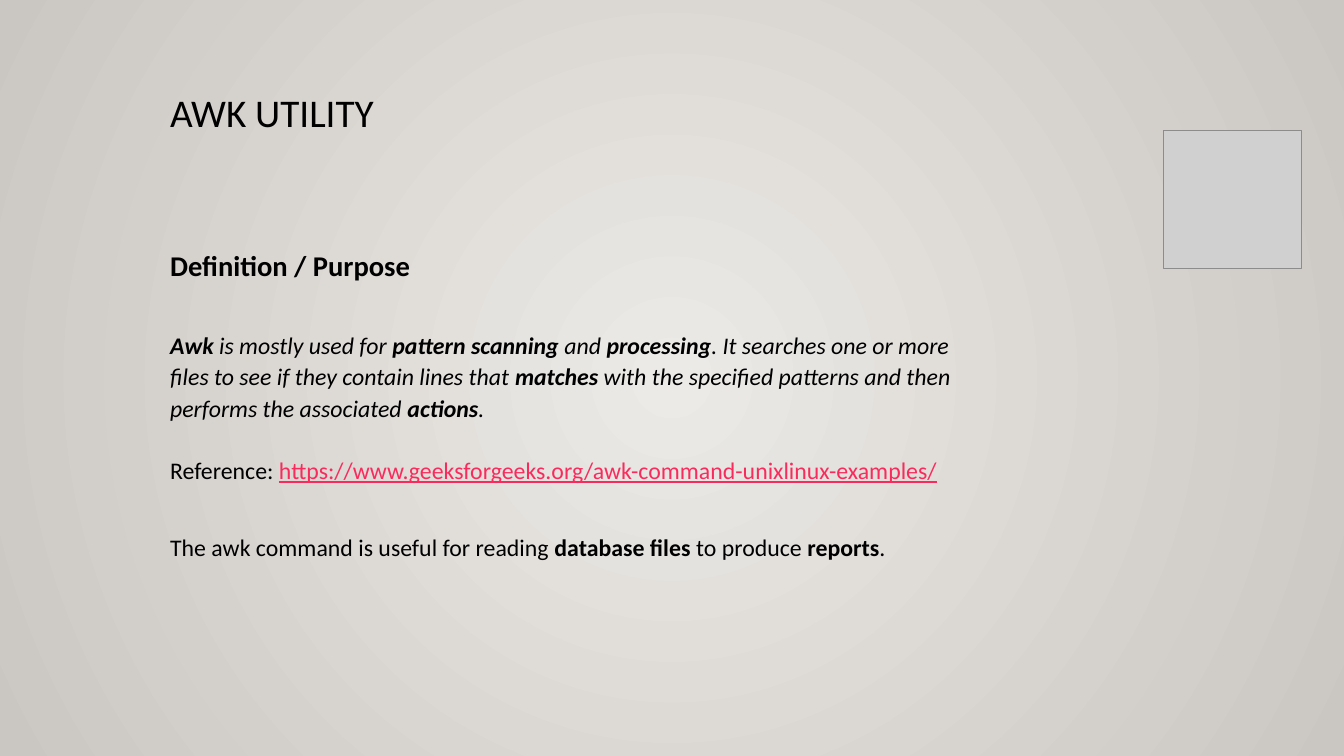
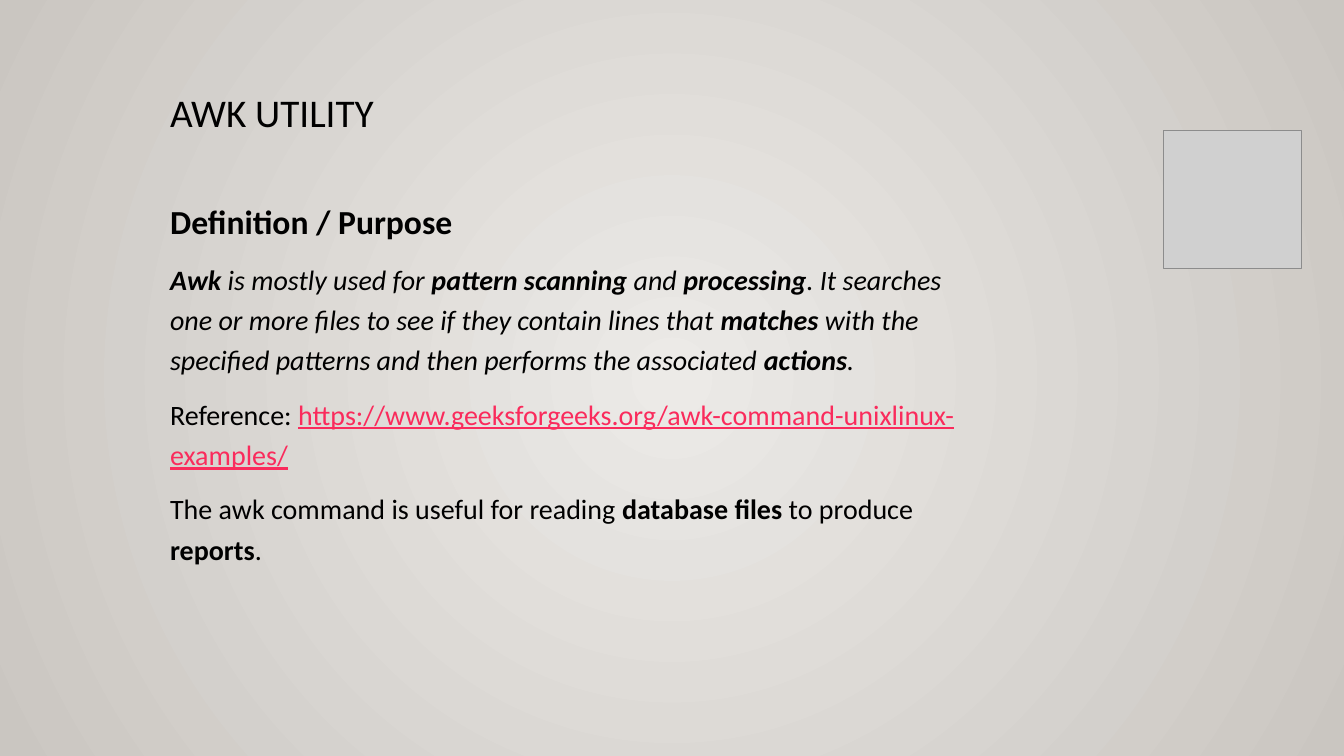
Before and after one commit to ULI101/slides, a slide deck: slide 3 of ULI101-10.2.pptx. Drawn at 1344x756 pixels with LibreOffice and Linux fonts; fonts in the diff are those of the drawing; grey boxes stand for pictures. Boxes give left, top, right and bottom in pixels: in the first picture for what was removed or moved away, otherwise in the second. Text is boxed around its words. In the diff, an @@ line names an element or a change of style, - is before the commit and + after.

```diff
--- a/ULI101-10.2.pptx
+++ b/ULI101-10.2.pptx
@@ text at (170, 210, 913, 565): size 20.4 to 24 pt in "Definition / Purpose"; size 17 to 20 pt in "The awk command is useful for reading ..."; line spacing 1.1 to 1.2 @@
@@ text at (170, 270, 954, 470): text changed; size 17 to 20 pt @@
-Awk is mostly used for pattern scanning and processing. It searches one or more files to see if they contain lines that matches with the specified patterns and then performs the associated actions.
-Reference: https://www.geeksforgeeks.org/awk-command-unixlinux-examples/
+Awk is mostly used for pattern scanning and processing. It searches one or more files to see if they contain lines that matches with the specified patterns and then performs the associated actions.
+Reference: https://www.geeksforgeeks.org/awk-command-unixlinux-examples/
```
Also in this commit, not shown: 18 other slides changed, 3 other files.
